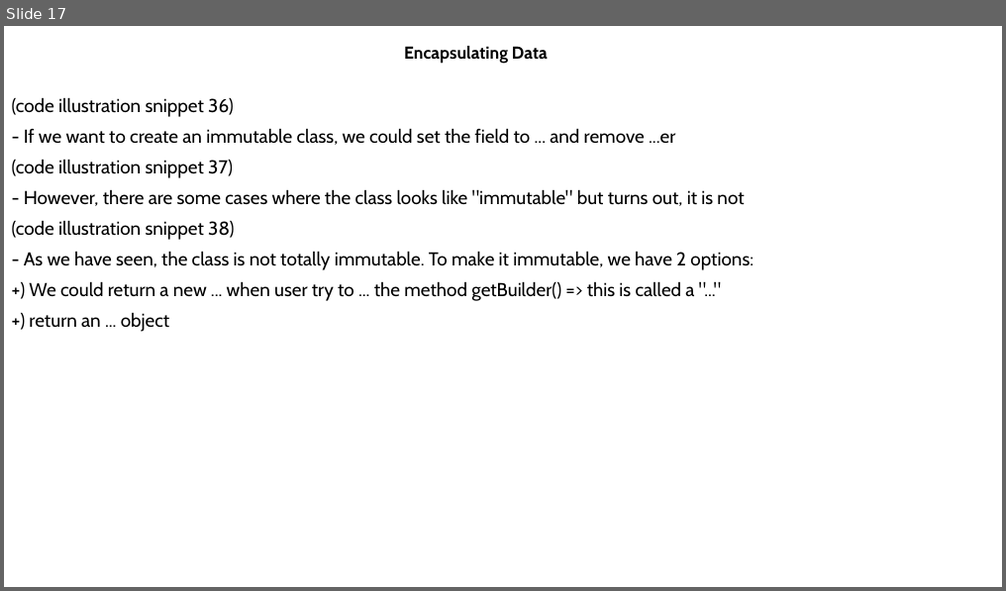
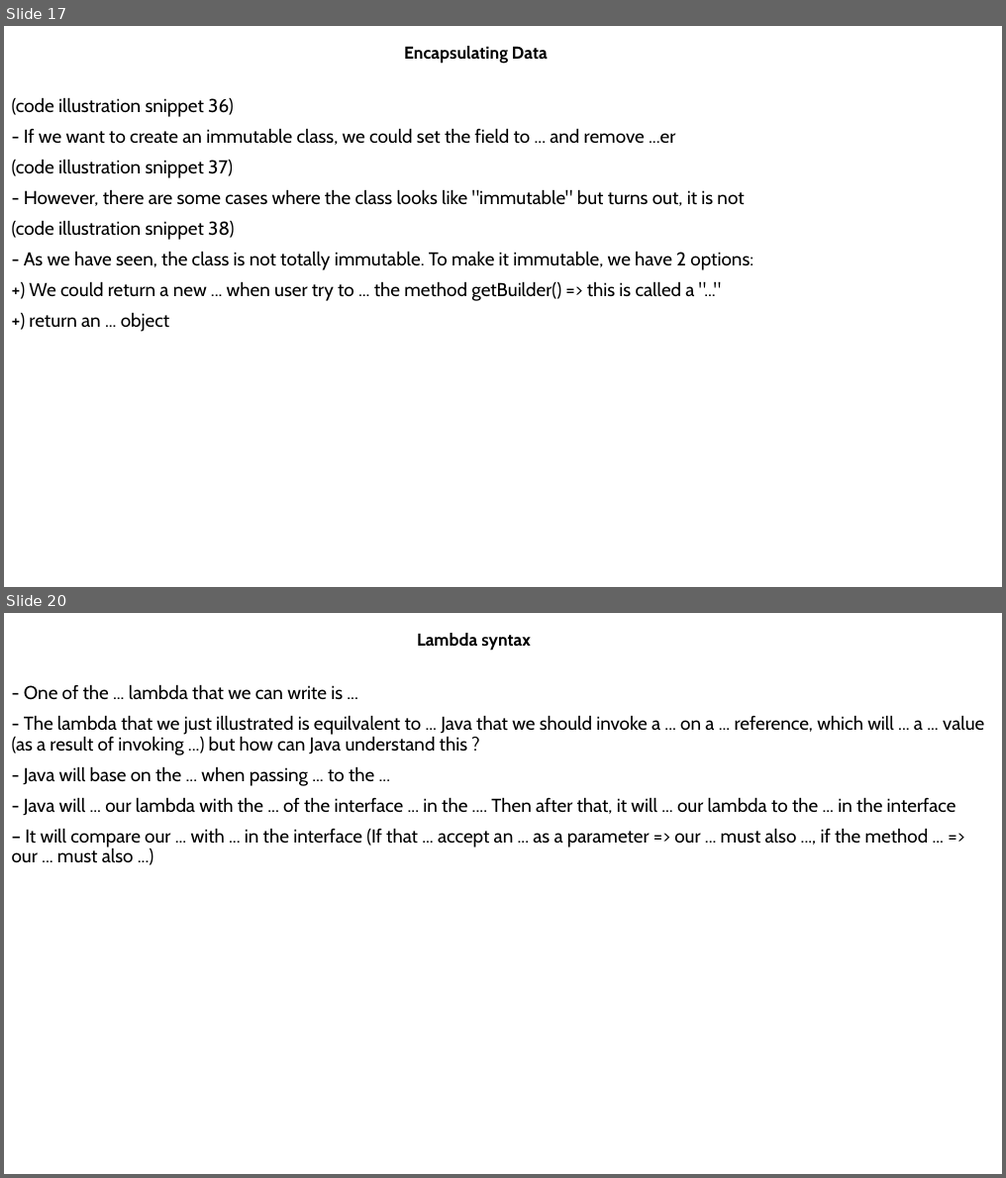
Before and after one commit to MaiDinhVinh/CS-Java, a slide deck: self-study resources/J8SE1/Chapter 4 - Methods and Encapsulation.pptx. Shown one above the other, each under a label of ours: slide 17 before the commit, slides 17 and 20 after it; the slides between them are not shown. The pictures are 1006x591 and 1006x1178 pixels, drawn with LibreOffice and Linux fonts; fonts in the diff are those of the drawing. Boxes give left, top, right and bottom in pixels: in the first picture for what was removed or moved away, otherwise in the second. Text is boxed around its words. In the diff, an @@ line names an element or a change of style, - is before the commit and + after.

```diff
--- a/self-study resources/J8SE1/Chapter 4 - Methods and Encapsulation.pptx
+++ b/self-study resources/J8SE1/Chapter 4 - Methods and Encapsulation.pptx
@@ slide 20 added at <box>4,613,1002,1174</box>, background #FFFFFF @@
@@ subtitle added at <box>417,633,531,651</box>, 16.6 pt, text #000000, bold @@
+Lambda syntax
@@ text added at <box>12,684,984,863</box>, 18 pt, text #000000 @@
+- One of the ... lambda that we can write is ...
+- The lambda that we just illustrated is equilvalent to ... Java that we should invoke a ... on a ... reference, which will ... a ... value (as a result of invoking ...) but how can Java understand this ?
+- Java will base on the ... when passing ... to the ...
+- Java will ... our lambda with the ... of the interface ... in the .... Then after that, it will ... our lambda to the ... in the interface
+– It will compare our ... with ... in the interface (If that ... accept an ... as a parameter => our ... must also ..., if the method ... => our ... must also ...)
```
Also in this commit, not shown: 1 slide changed, 9 other slides added.
